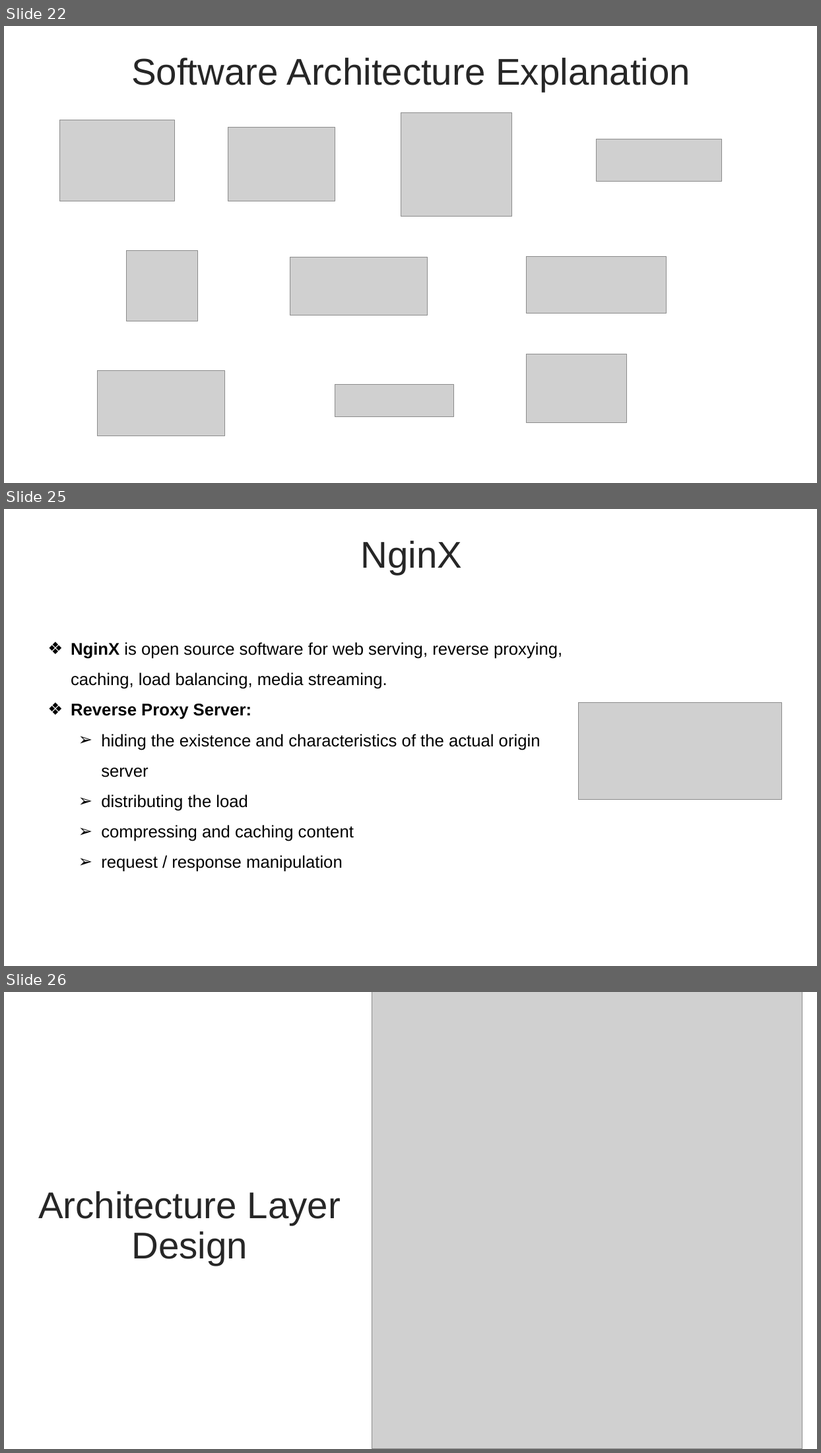
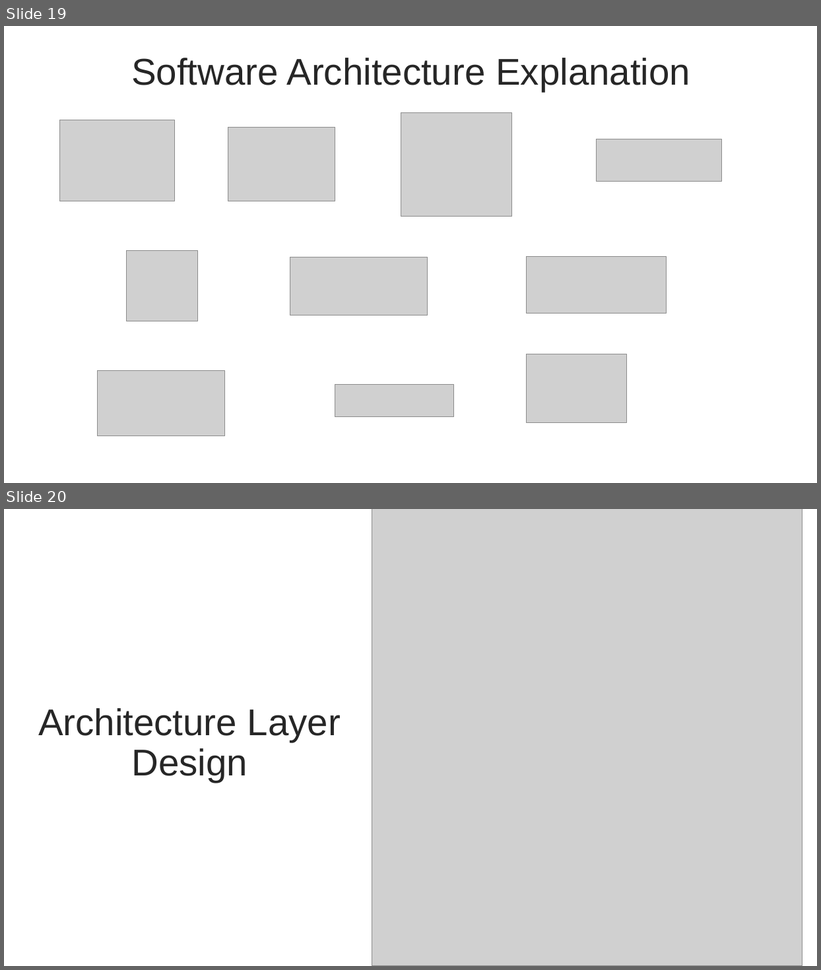
Before and after one commit to thaihavan/capstone_project, a slide deck: sources/docs/TripSharing.pptx. Shown one above the other, each under a label of ours: slides 22, 25 and 26 before the commit, slides 19 and 20 after it; the slides between them are not shown. The pictures are 821x1453 and 821x970 pixels, drawn with LibreOffice and Linux fonts; fonts in the diff are those of the drawing; grey boxes stand for pictures. Boxes give left, top, right and bottom in pixels: in the first picture for what was removed or moved away, otherwise in the second. Text is boxed around its words. In the diff, an @@ line names an element or a change of style, - is before the commit and + after.

```diff
--- a/sources/docs/TripSharing.pptx
+++ b/sources/docs/TripSharing.pptx
@@ slide 25 removed at [4,509,817,966], background #FFFFFF @@
@@ text removed at [360,541,462,574] @@
-NginX
@@ text removed at [71,642,562,872] @@
-❖ NginX is open source software for web serving, reverse proxying, caching, load balancing, media streaming.
-❖ Reverse Proxy Server:
-  ➢ hiding the existence and characteristics of the actual origin server
-  ➢ distributing the load
-  ➢ compressing and caching content
-  ➢ request / response manipulation
@@ picture removed at [579,703,781,801] @@
@@ what was slide 22 is now slide 19 @@
@@ what was slide 26 is now slide 20 @@
```
Also in this commit, not shown: 4 slides changed, 7 other slides removed, 10 other files.
